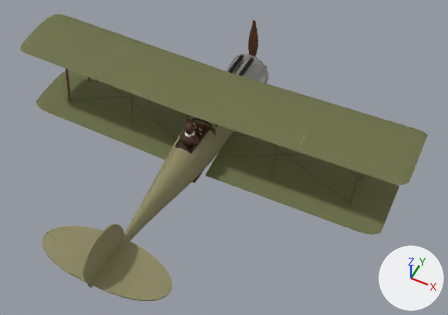
The glTF model public/models/spad_xiii.glb, before and after one commit.
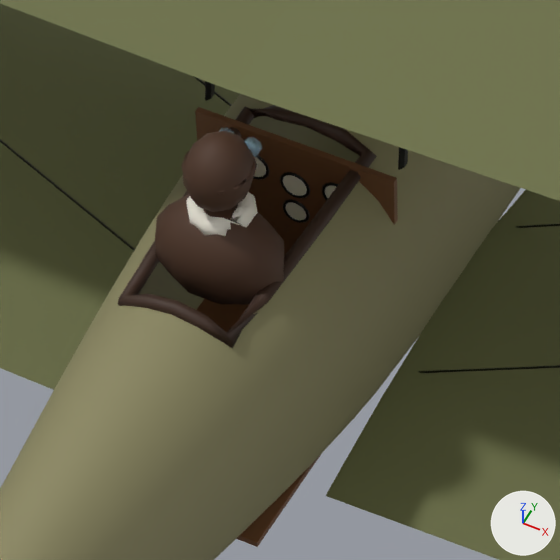
Each version appears first whole from a camera (50 mm lens) standing at (4.32, -8.17, 9.18) and looking at (0.66, -0.84, 0.02), and next in a close-up on the part from 35% to 53% of the width and 33% to 59% of the height. The axes (+X, +Y, +Z) are drawn at lower right. The lights are the same throughout. The last two pictures show the newer version. Where no turn or scale is listed for an object, it has been applied to the vertices. Vertices at exactly the same position are counted once.

Objects in the first close-up: 'Coaming', 'CockpitInterior', 'Fuselage', 'Gauge_Alt', 'Gauge_Compass', 'Gauge_RPM', 'Gauge_Speed', 'Pilot_Figure', 'Wing_Lower_L', 'Wing_Lower_R', 'Wing_Upper_L', 'Wing_Upper_R', 'Wires' and 5 more.
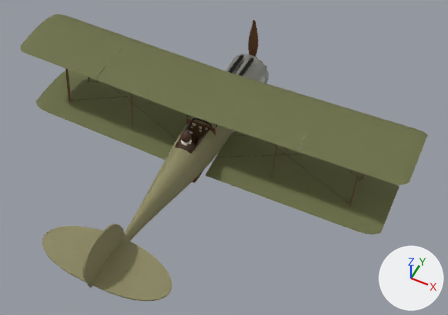
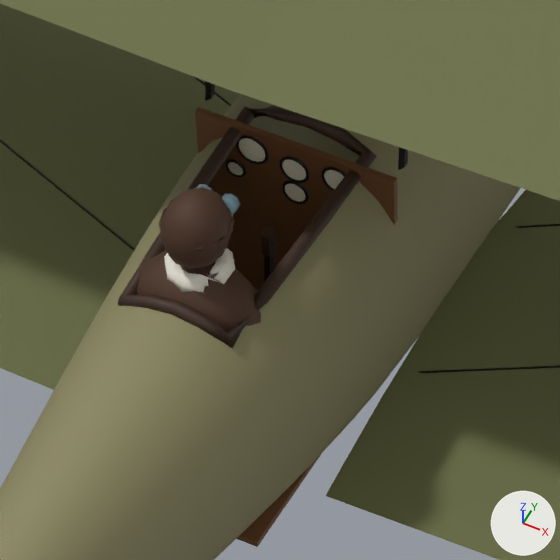
The change, as JSON lines over the scene's bpy script:
```json
{"block": "me_pilot_figure", "where": "# used by ob_pilot_figure; location = (0.0, 0.0, 0.0)"}
{"op": "remove", "block": "me_pilot_figure", "code": "me_pilot_figure.from_pydata(...)  # 304 vertices, 588 faces; spans x -0.205..0.205, y -1.155..-0.875, z 0.242..0.832"}
{"op": "add", "block": "me_pilot_figure", "code": "me_pilot_figure.from_pydata(...)  # 304 vertices, 588 faces; spans x -0.205..0.205, y -1.295..-1.015, z 0.142..0.732"}
{"block": "me_pilot_figure", "change": "me_pilot_figure part 1: the whole mesh is moved by (0.0, -0.14, -0.1)"}
{"op": "set", "path": "ob_gauge_alt.location", "old": "(0.0, -0.578, 0.265)", "new": "(0.0, -0.578, 0.33)"}
{"op": "set", "path": "ob_gauge_compass.location", "old": "(0.0, -0.578, 0.155)", "new": "(0.0, -0.578, 0.235)"}
{"op": "set", "path": "ob_gauge_rpm.location", "old": "(-0.14, -0.578, 0.285)", "new": "(-0.14, -0.578, 0.35)"}
{"op": "set", "path": "ob_gauge_speed.location", "old": "(0.14, -0.578, 0.285)", "new": "(0.14, -0.578, 0.35)"}
```

Where the change shows, as pixel boxes [x1, y1, x2, y2] in the close-ups (560 x 560 px):
```json
{"object": "Pilot_Figure", "change": "moved", "before": [155, 128, 285, 305], "after": [137, 184, 261, 332]}
{"object": "Gauge_Alt", "change": "moved", "before": [283, 175, 307, 196], "after": [282, 160, 306, 180]}
{"object": "Gauge_RPM", "change": "moved", "before": [254, 157, 266, 177], "after": [239, 138, 265, 162]}
{"object": "Gauge_Compass", "change": "moved", "before": [285, 202, 306, 220], "after": [285, 183, 306, 202]}
{"object": "Gauge_Speed", "change": "moved", "before": [325, 186, 336, 198], "after": [324, 170, 344, 189]}
```
